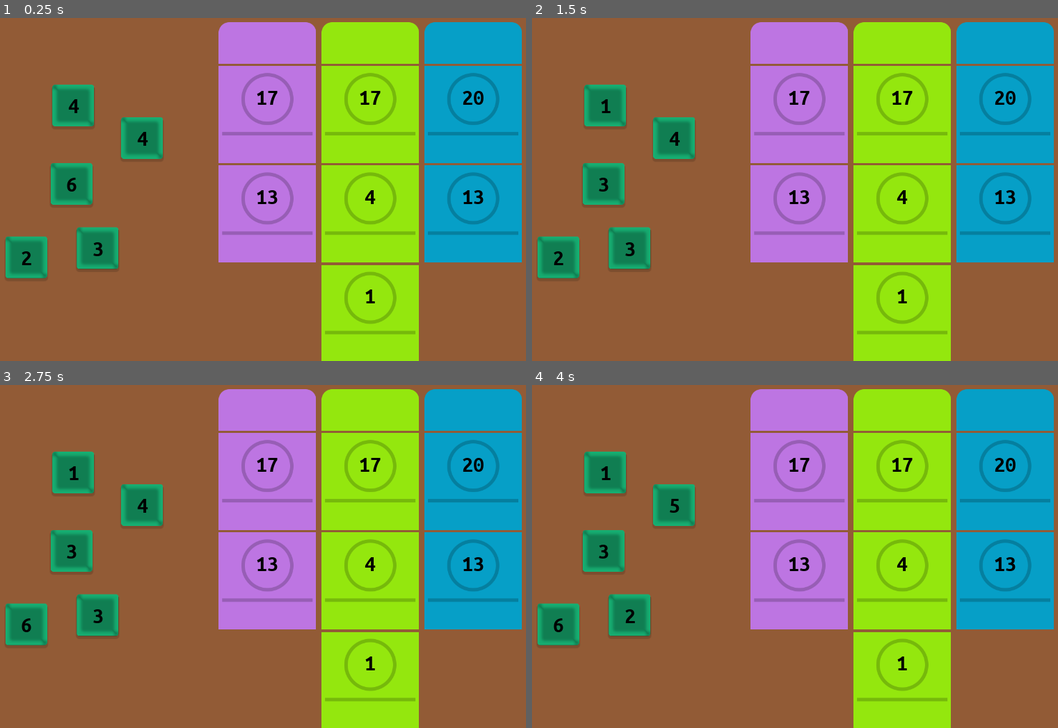
Above: before the commit, frames 1-4 (two rows, left to right).
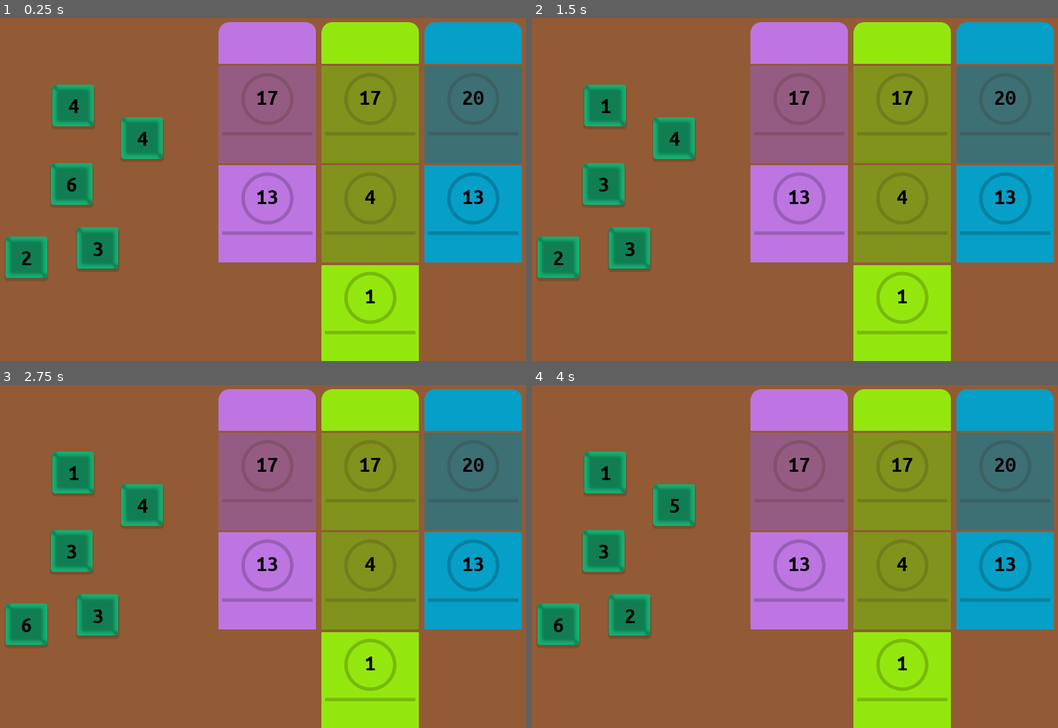
Above: after the commit, the same moments.

Repository: matzebond/DiceRepair
Game: Godot game, scene res://scenes/screens/RootNode.tscn
Same seed, same stepped clock (60 frames per second), same inputs: the game is played once before the commit and once after it.
Inputs (mouse positions are in pixels of both pictures, inside the frame that each line leads up to):
- Up to frame 1 (0.25 s): no input
- Up to frame 2 (1.5 s): tap Enter at 0.5 s; drag from (605, 107) to (800, 114) at 0.52 s; tap Space at 1.25 s; drag from (605, 182) to (800, 114) at 1.27 s
- Up to frame 3 (2.75 s): tap Enter at 2 s; move the mouse to (26, 625) at 2.02 s; click (26, 625) at 2.17 s
- Up to frame 4 (4 s): tap Space at 2.75 s; drag from (631, 614) to (800, 580) at 2.77 s; tap Enter at 3.5 s; drag from (674, 505) to (900, 481) at 3.52 s

The runs differ from the first frame. In frame 1, 21% of the frame differs, in the area x 41-100%, y 13-72%; in frame 2, 21%; in frame 3, 21%; in frame 4, 21%.

Commit message:
Made only one JobStep per Job enabled

Diff:
--- a/scenes/die/Die.gd
+++ b/scenes/die/Die.gd
@@ -65,6 +65,8 @@
 
         if not candidate.is_in_group("DropArea"):
             continue
+        if not candidate.is_active:
+            continue
         var dst = $Area2D.position.distance_squared_to(candidate.position)
         if dst < min_dst:
             min_area = candidate
--- a/scenes/jobs/Job.gd
+++ b/scenes/jobs/Job.gd
@@ -38,3 +38,9 @@
 
         # add
         $Steps.add_child(jobStep)
+
+    enable_step(steps-1)
+
+func enable_step(id):
+    for i in range($Steps.get_child_count()):
+        $Steps.get_child(i).enable(id == i)
--- a/scenes/jobs/JobStep.gd
+++ b/scenes/jobs/JobStep.gd
@@ -43,6 +43,10 @@
 func set_text(val):
     $Sprite/Label.text = str(round(val))
 
+func enable(enable):
+    $DropArea.is_active = enable
+    $Sprite.self_modulate = Color(1,1,1,1) if enable else Color(0.8,0.8,0.8,0.6)
+
 func _on_DropArea_drop_item(die):
     dice.push_back(die)
     update_work()
